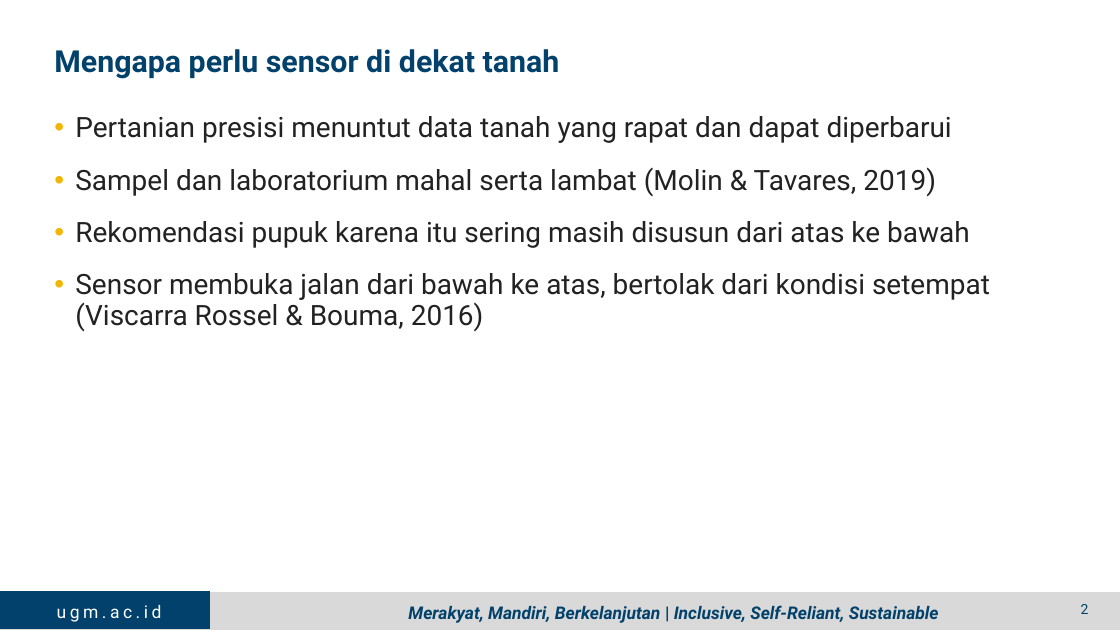
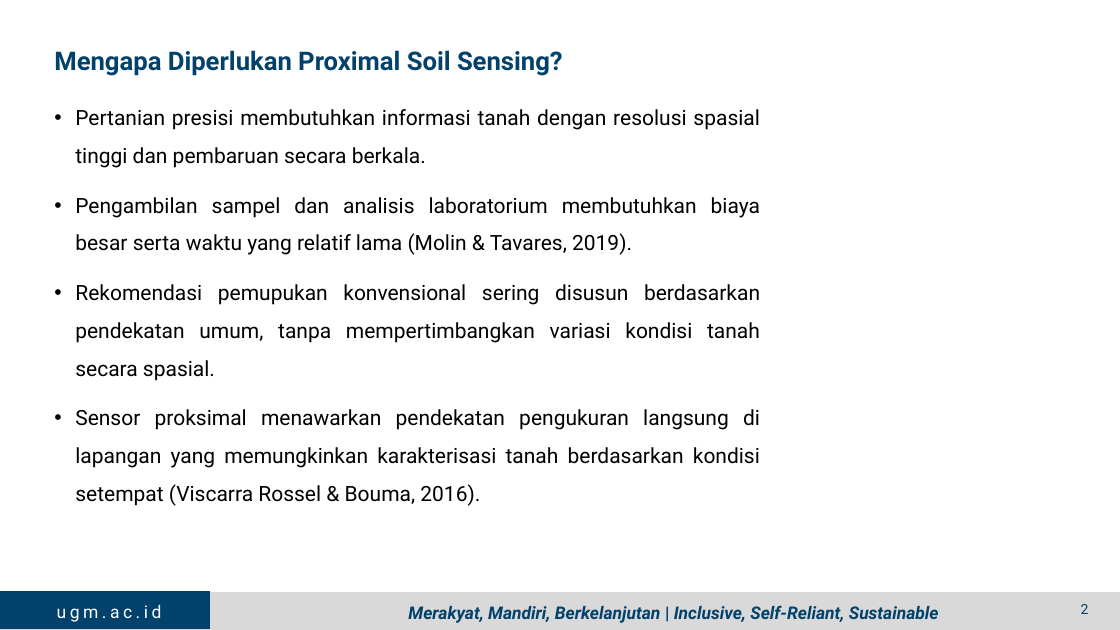
Before and after one commit to jhnhp/SMART, a slide deck: slide 2 of Output/Presentasi/PPT_4_Dr_Pandu_Proximal_Soil_Sensing.pptx. Drawn at 1120x630 pixels with LibreOffice and Linux fonts; fonts in the diff are those of the drawing; background and template pictures are left out. Boxes give left, top, right and bottom in pixels: in the first picture for what was removed or moved away, otherwise in the second. Text is boxed around its words. In the diff, an @@ line names an element or a change of style, - is before the commit and + after.

```diff
--- a/Output/Presentasi/PPT_4_Dr_Pandu_Proximal_Soil_Sensing.pptx
+++ b/Output/Presentasi/PPT_4_Dr_Pandu_Proximal_Soil_Sensing.pptx
@@ title at (54, 50, 563, 76): text changed; size 26 to 22 pt @@
-Mengapa perlu sensor di dekat tanah
+Mengapa Diperlukan Proximal Soil Sensing?
@@ text at (75, 109, 760, 506): text changed; size 24 to 18 pt; text colour #222222 to #000000 @@
-• Pertanian presisi menuntut data tanah yang rapat dan dapat diperbarui
-• Sampel dan laboratorium mahal serta lambat (Molin & Tavares, 2019)
-• Rekomendasi pupuk karena itu sering masih disusun dari atas ke bawah
-• Sensor membuka jalan dari bawah ke atas, bertolak dari kondisi setempat (Viscarra Rossel & Bouma, 2016)
+• Pertanian presisi membutuhkan informasi tanah dengan resolusi spasial tinggi dan pembaruan secara berkala.
+• Pengambilan sampel dan analisis laboratorium membutuhkan biaya besar serta waktu yang relatif lama (Molin & Tavares, 2019).
+• Rekomendasi pemupukan konvensional sering disusun berdasarkan pendekatan umum, tanpa mempertimbangkan variasi kondisi tanah secara spasial.
+• Sensor proksimal menawarkan pendekatan pengukuran langsung di lapangan yang memungkinkan karakterisasi tanah berdasarkan kondisi setempat (Viscarra Rossel & Bouma, 2016).
```
Also in this commit, not shown: 14 other slides changed, 6 slides removed, 12 other files.
